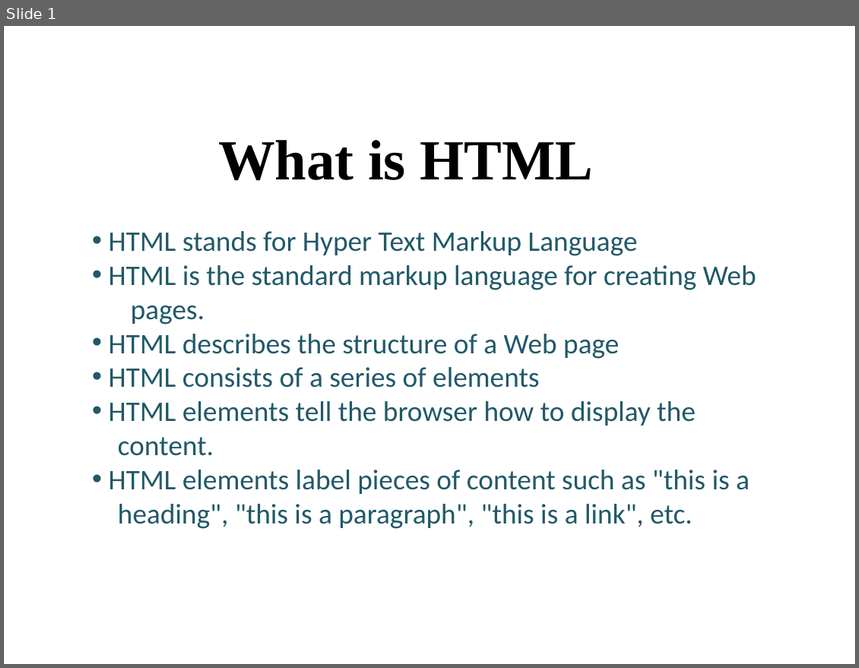
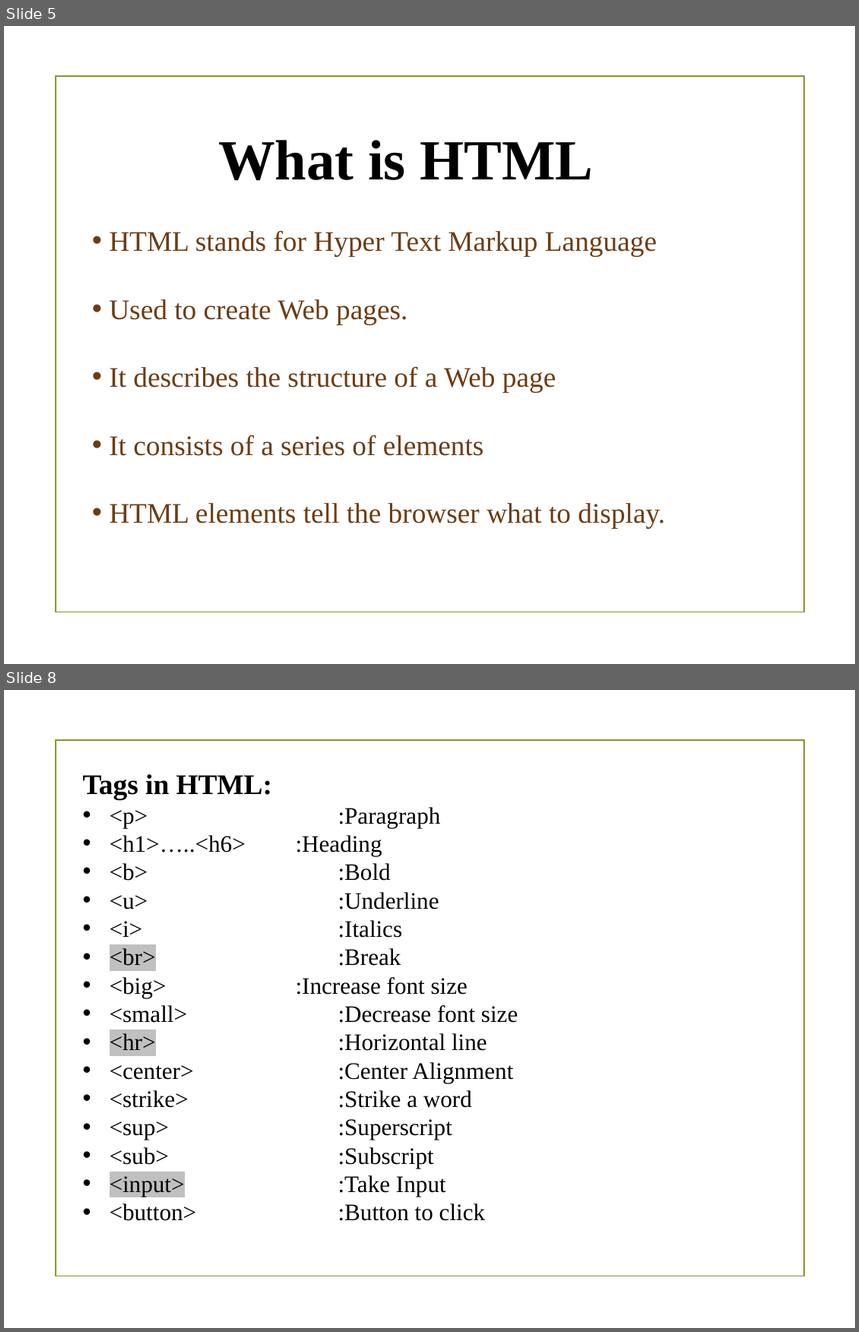
Before and after one commit to tf153/Connect-Bud, a slide deck: PPT/Web Dev/class 1.pptx. Shown one above the other, each under a label of ours: slide 1 before the commit, slides 5 and 8 after it; the slides between them are not shown. The pictures are 859x668 and 859x1332 pixels, drawn with LibreOffice and Linux fonts; fonts in the diff are those of the drawing; background and template pictures are left out. Boxes give left, top, right and bottom in pixels: in the first picture for what was removed or moved away, otherwise in the second. Text is boxed around its words. In the diff, an @@ line names an element or a change of style, - is before the commit and + after.

```diff
--- a/PPT/Web Dev/class 1.pptx
+++ b/PPT/Web Dev/class 1.pptx
@@ slide 8 added at [4,690,855,1328], background picture (left out); not listed: 1 template element that a slide beside it also shows @@
@@ text added at [83,774,518,1221], 20 pt, text #000000 @@
+Tags in HTML:
+• <p> :Paragraph
+• <h1>…..<h6> :Heading
+• <b> :Bold
+• <u> :Underline
+• <i> :Italics
+• <br> :Break
+• <big> :Increase font size
+• <small> :Decrease font size
+• <hr> :Horizontal line
+• <center> :Center Alignment
+• <strike> :Strike a word
+• <sup> :Superscript
+• <sub> :Subscript
+• <input> :Take Input
+• <button> :Button to click
@@ what was slide 1 is now slide 5 @@
@@ slide 5 changed as well @@
@@ rectangle added at [56,76,804,613], outline #83992A 1.25 pt @@
@@ text at [109,230,657,256]: font Calibri to Times New Roman, text colour #215968 to #6D3C13 in "HTML stands for Hyper Text Markup Language" @@
@@ text at [109,300,665,529]: text changed; font Calibri to Times New Roman; text colour #215968 to #6D3C13 @@
-• HTML is the standard markup language for creating Web
-pages.
-• HTML describes the structure of a Web page
-• HTML consists of a series of elements
-• HTML elements tell the browser how to display the
-content.
-• HTML elements label pieces of content such as "this is a
-heading", "this is a paragraph", "this is a link", etc.
+• Used to create Web pages.
+• It describes the structure of a Web page
+• It consists of a series of elements
+• HTML elements tell the browser what to display.
```
Also in this commit, not shown: 1 other slide changed, 7 other slides added, 2 slides removed, 22 other files.
